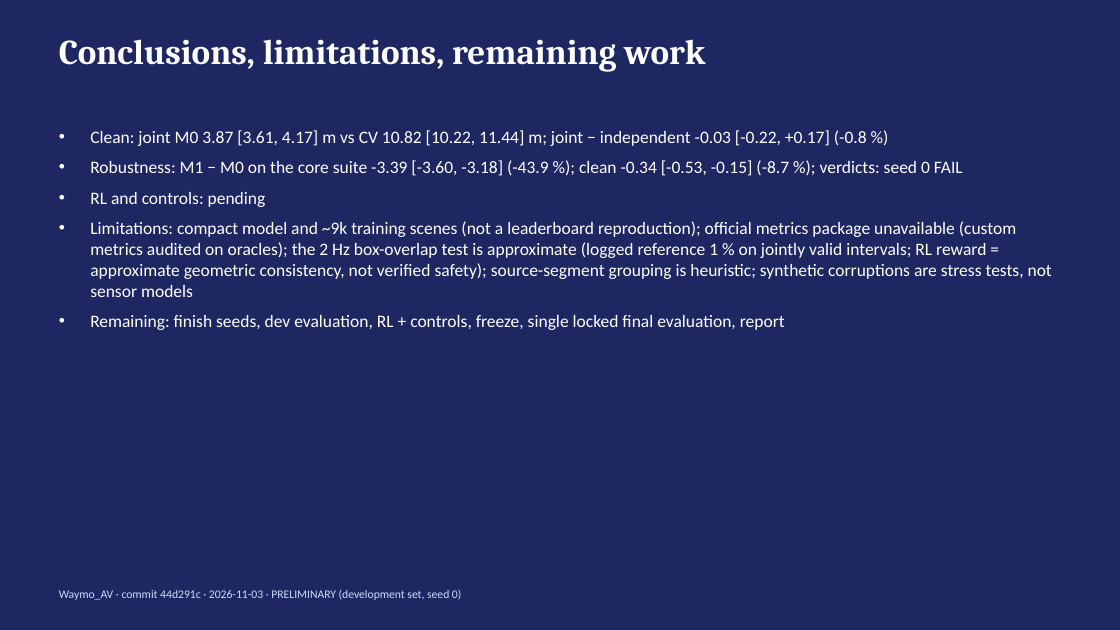
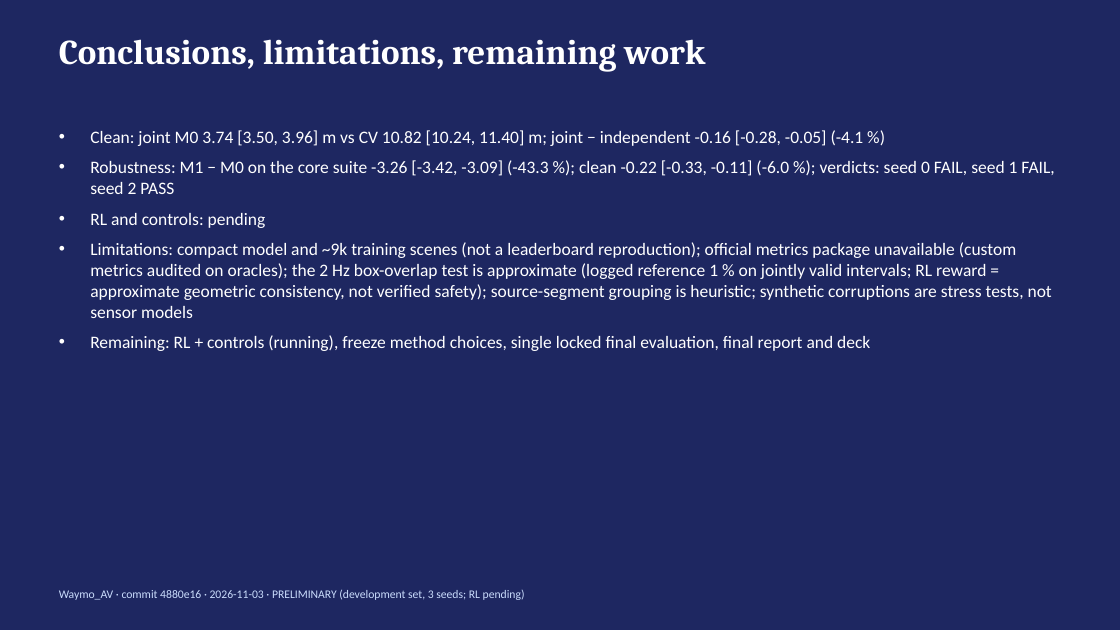
Before and after one commit to jarettpoliner/joint-motion, a slide deck: slide 10 of slides/waymo_av_results_prelim.pptx. Drawn at 1120x630 pixels with LibreOffice and Linux fonts; fonts in the diff are those of the drawing. Boxes give left, top, right and bottom in pixels: in the first picture for what was removed or moved away, otherwise in the second. Text is boxed around its words. In the diff, an @@ line names an element or a change of style, - is before the commit and + after.

Commit message:
Preliminary deck refreshed with three-seed dev results

```diff
--- a/slides/waymo_av_results_prelim.pptx
+++ b/slides/waymo_av_results_prelim.pptx
@@ text at <box>90,130,1054,194</box>: text changed @@
-• Clean: joint M0 3.87 [3.61, 4.17] m vs CV 10.82 [10.22, 11.44] m; joint − independent -0.03 [-0.22, +0.17] (-0.8 %)
-• Robustness: M1 − M0 on the core suite -3.39 [-3.60, -3.18] (-43.9 %); clean -0.34 [-0.53, -0.15] (-8.7 %); verdicts: seed 0 FAIL
+• Clean: joint M0 3.74 [3.50, 3.96] m vs CV 10.82 [10.24, 11.40] m; joint − independent -0.16 [-0.28, -0.05] (-4.1 %)
+• Robustness: M1 − M0 on the core suite -3.26 [-3.42, -3.09] (-43.3 %); clean -0.22 [-0.33, -0.11] (-6.0 %); verdicts: seed 0 FAIL, seed 1 FAIL, seed 2 PASS
@@ text at <box>90,335,870,351</box>: text changed @@
-• Remaining: finish seeds, dev evaluation, RL + controls, freeze, single locked final evaluation, report
+• Remaining: RL + controls (running), freeze method choices, single locked final evaluation, final report and deck
@@ text at <box>59,589,525,600</box>: text changed @@
-Waymo_AV · commit 44d291c · 2026-11-03 · PRELIMINARY (development set, seed 0)
+Waymo_AV · commit 4880e16 · 2026-11-03 · PRELIMINARY (development set, 3 seeds; RL pending)
```
Also in this commit, not shown: 9 other slides changed, 5 other files.
